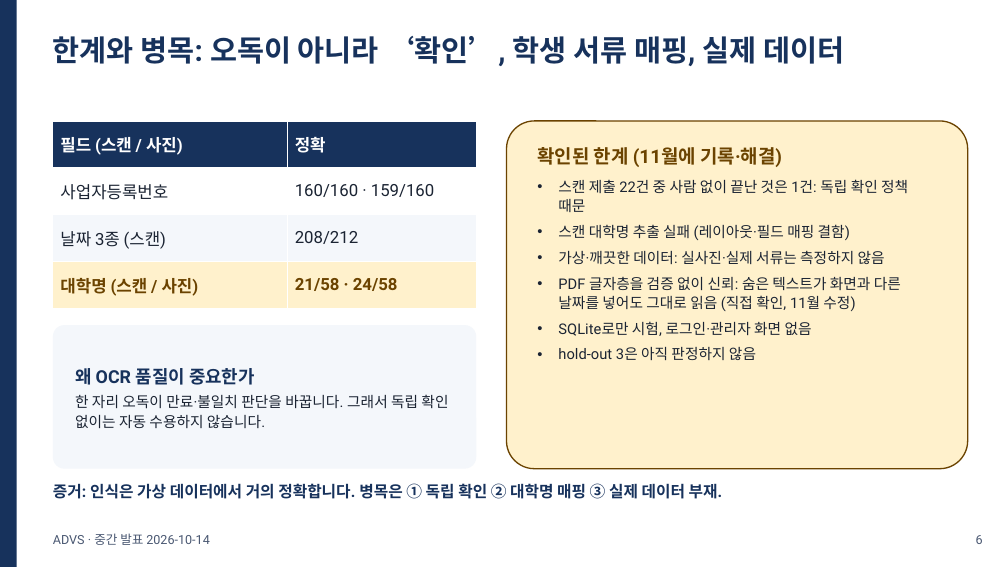
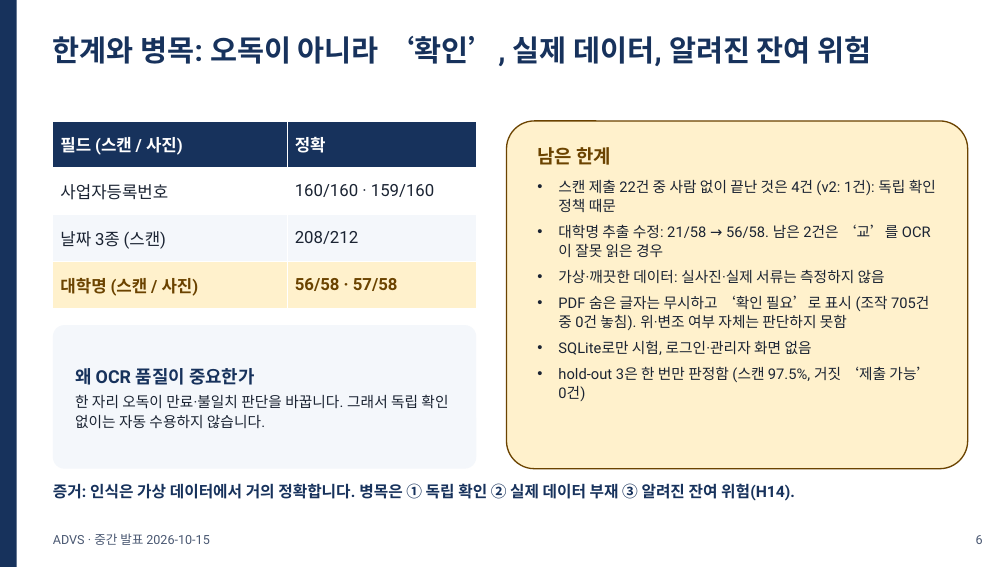
Before and after one commit to khabibro/ADVS, a slide deck: slide 6 of docs/midterm/ADVS_midterm.pptx. Drawn at 1008x567 pixels with LibreOffice and Linux fonts; fonts in the diff are those of the drawing. Boxes give left, top, right and bottom in pixels: in the first picture for what was removed or moved away, otherwise in the second. Text is boxed around its words. In the diff, an @@ line names an element or a change of style, - is before the commit and + after.

```diff
--- a/docs/midterm/ADVS_midterm.pptx
+++ b/docs/midterm/ADVS_midterm.pptx
@@ text at <box>53,36,871,66</box>: text changed @@
-한계와 병목: 오독이 아니라 ‘확인’, 학생 서류 매핑, 실제 데이터
+한계와 병목: 오독이 아니라 ‘확인’, 실제 데이터, 알려진 잔여 위험
@@ table at <box>53,121,476,309</box> @@
-row 4, column 2: 21/58 · 24/58
+row 4, column 2: 56/58 · 57/58
@@ text in rounded rectangle at <box>558,179,936,257</box>: text changed @@
-확인된 한계 (11월에 기록·해결)
-• 스캔 제출 22건 중 사람 없이 끝난 것은 1건: 독립 확인 정책 때문
-• 스캔 대학명 추출 실패 (레이아웃·필드 매핑 결함)
+남은 한계
+• 스캔 제출 22건 중 사람 없이 끝난 것은 4건 (v2: 1건): 독립 확인 정책 때문
+• 대학명 추출 수정: 21/58 → 56/58. 남은 2건은 ‘교’를 OCR이 잘못 읽은 경우
@@ text in rounded rectangle at <box>558,295,929,330</box>: text changed @@
-• PDF 글자층을 검증 없이 신뢰: 숨은 텍스트가 화면과 다른 날짜를 넣어도 그대로 읽음 (직접 확인, 11월 수정)
+• PDF 숨은 글자는 무시하고 ‘확인 필요’로 표시 (조작 705건 중 0건 놓침). 위·변조 여부 자체는 판단하지 못함
@@ text in rounded rectangle at <box>558,366,931,401</box>: text changed @@
-• hold-out 3은 아직 판정하지 않음
+• hold-out 3은 한 번만 판정함 (스캔 97.5%, 거짓 ‘제출 가능’ 0건)
@@ text at <box>53,483,795,501</box>: text changed @@
-증거: 인식은 가상 데이터에서 거의 정확합니다. 병목은 ① 독립 확인 ② 대학명 매핑 ③ 실제 데이터 부재.
+증거: 인식은 가상 데이터에서 거의 정확합니다. 병목은 ① 독립 확인 ② 실제 데이터 부재 ③ 알려진 잔여 위험(H14).
@@ text at <box>53,533,210,545</box>: text changed @@
-ADVS · 중간 발표 2026-10-14
+ADVS · 중간 발표 2026-10-15
```
Also in this commit, not shown: 16 other slides changed, 1 other file.
